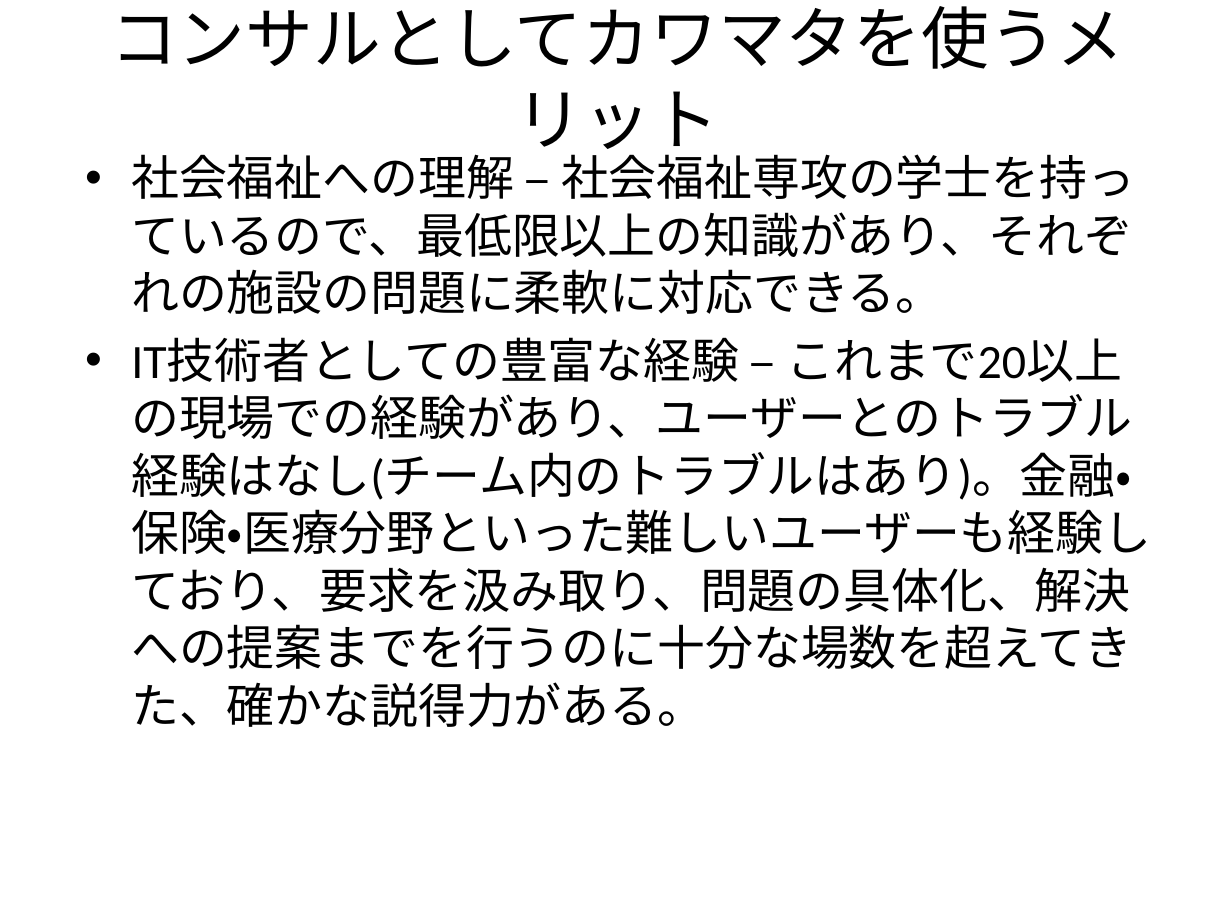
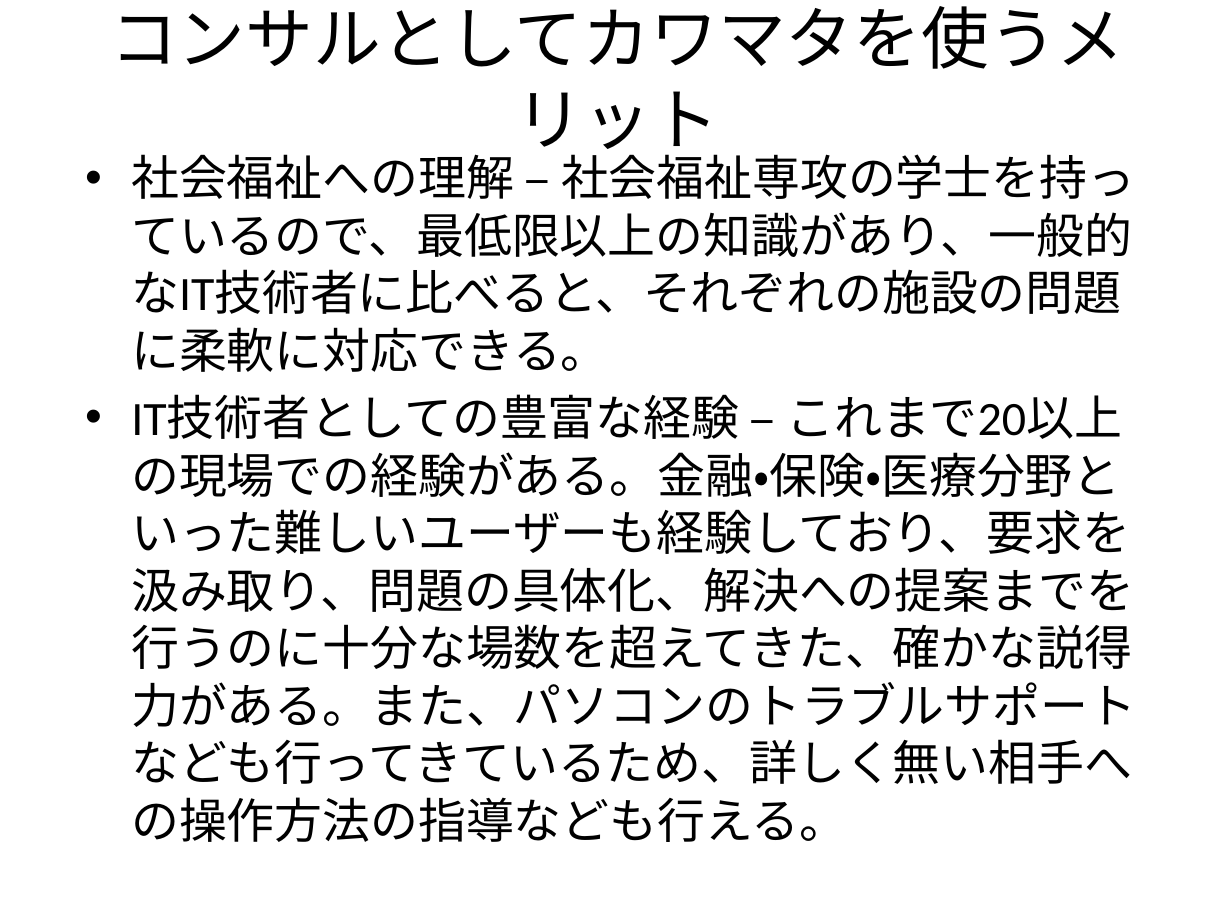
Before and after one commit to tasto/util, a slide deck: slide 12 of 資料/福祉ITコンサルの可能性について.pptx (slide 7 before the commit). Drawn at 1232x924 pixels with LibreOffice and Linux fonts; fonts in the diff are those of the drawing. Boxes give left, top, right and bottom in pixels: in the first picture for what was removed or moved away, otherwise in the second. Text is boxed around its words. In the diff, an @@ line names an element or a change of style, - is before the commit and + after.

```diff
--- a/資料/福祉ITコンサルの可能性について.pptx
+++ b/資料/福祉ITコンサルの可能性について.pptx
@@ text at box(131, 146, 1136, 842): text changed @@
-• 社会福祉への理解 – 社会福祉専攻の学士を持っているので、最低限以上の知識があり、それぞれの施設の問題に柔軟に対応できる。
-• IT技術者としての豊富な経験 – これまで20以上の現場での経験があり、ユーザーとのトラブル経験はなし(チーム内のトラブルはあり)。金融・保険・医療分野といった難しいユーザーも経験しており、要求を汲み取り、問題の具体化、解決への提案までを行うのに十分な場数を超えてきた、確かな説得力がある。
+• 社会福祉への理解 – 社会福祉専攻の学士を持っているので、最低限以上の知識があり、一般的なIT技術者に比べると、それぞれの施設の問題に柔軟に対応できる。
+• IT技術者としての豊富な経験 – これまで20以上の現場での経験がある。金融・保険・医療分野といった難しいユーザーも経験しており、要求を汲み取り、問題の具体化、解決への提案までを行うのに十分な場数を超えてきた、確かな説得力がある。また、パソコンのトラブルサポートなども行ってきているため、詳しく無い相手への操作方法の指導なども行える。
```
Also in this commit, not shown: 9 other slides changed, 11 slides added, 1 slide removed.
